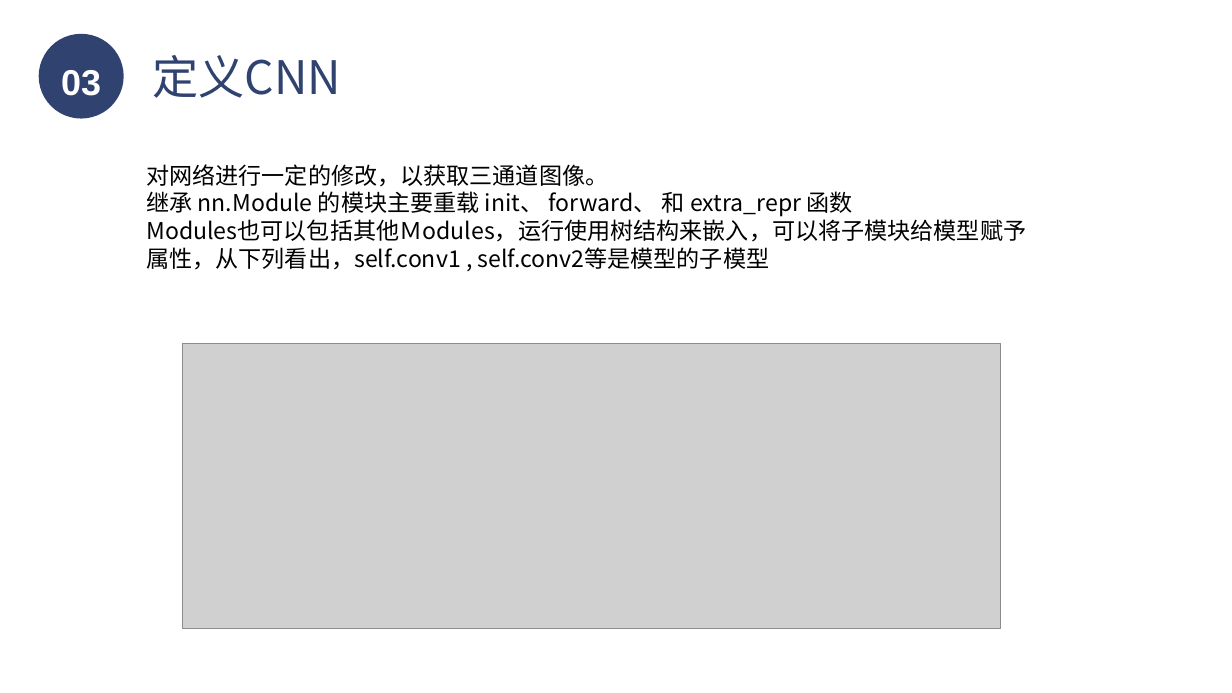
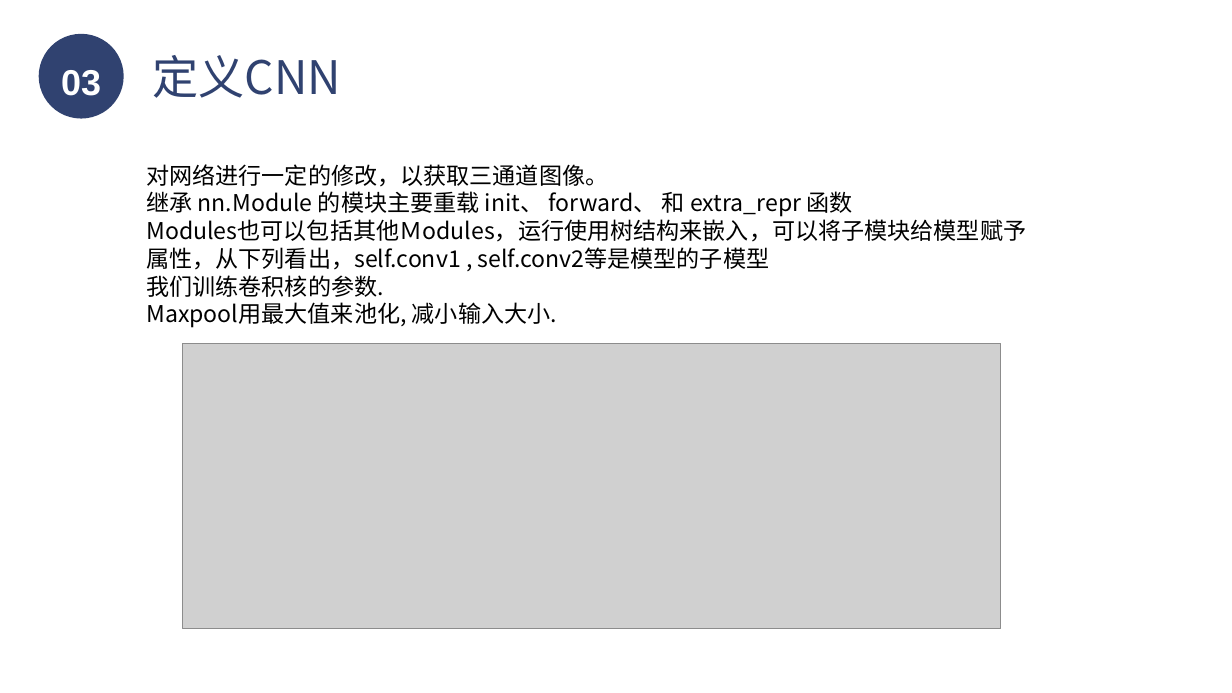
Before and after one commit to LukeLIN-web/Digital-image-process, a slide deck: slide 9 of Final Project/展示ppt.pptx. Drawn at 1232x693 pixels with LibreOffice and Linux fonts; fonts in the diff are those of the drawing; grey boxes stand for pictures. Boxes give left, top, right and bottom in pixels: in the first picture for what was removed or moved away, otherwise in the second. Text is boxed around its words. In the diff, an @@ line names an element or a change of style, - is before the commit and + after.

```diff
--- a/Final Project/展示ppt.pptx
+++ b/Final Project/展示ppt.pptx
@@ text at (146, 275, 557, 328): paragraphs added @@
+我们训练卷积核的参数.
+Maxpool用最大值来池化, 减小输入大小.
```
Also in this commit, not shown: 1 other slide changed.
